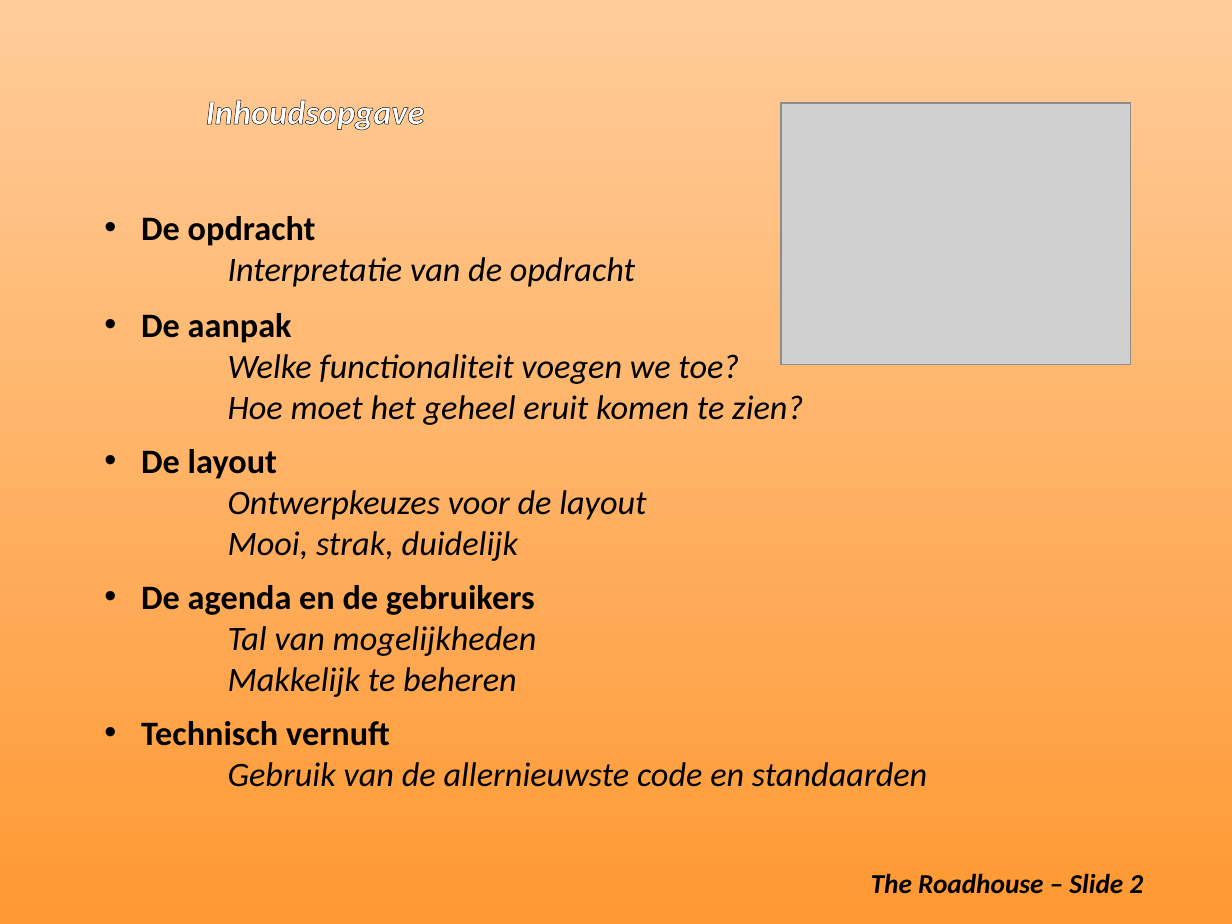
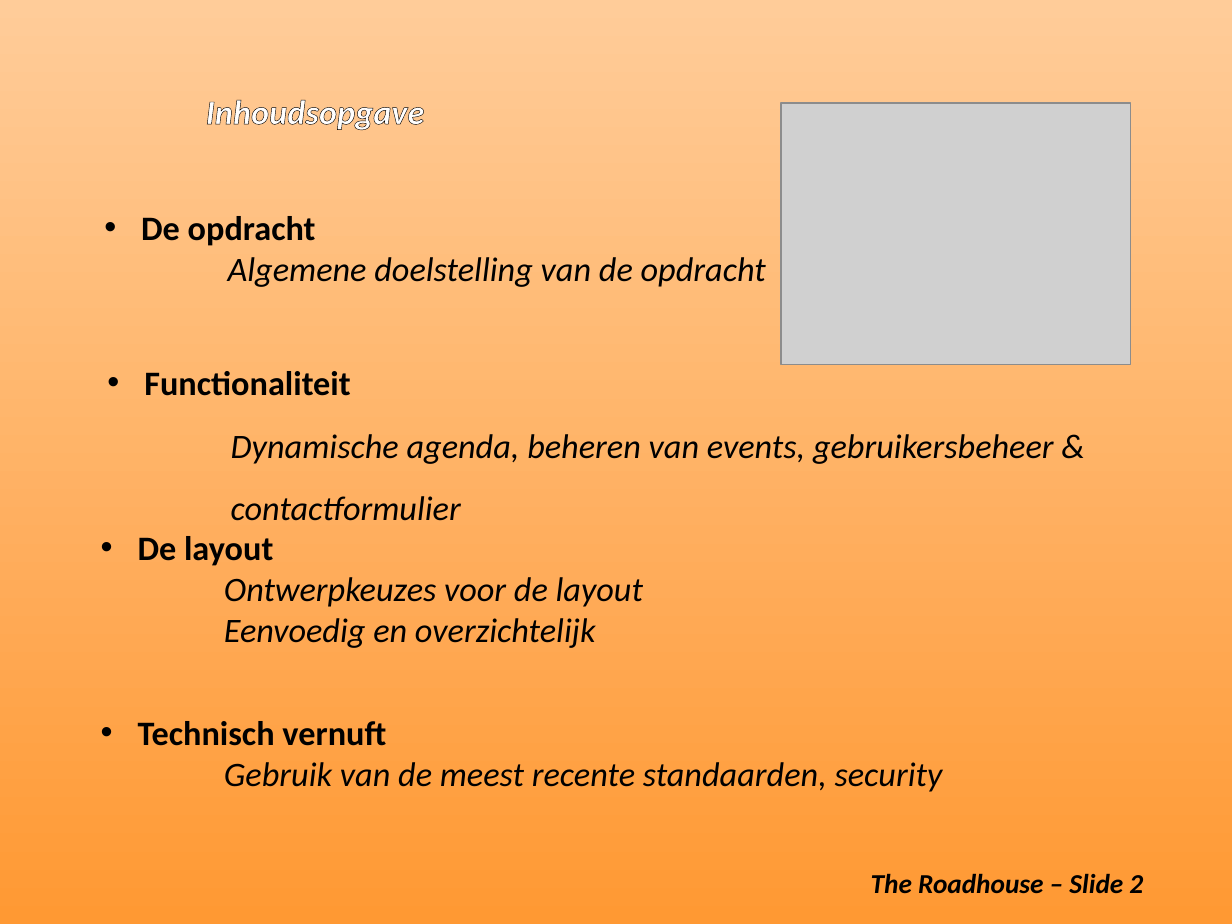
Before and after one commit to MaartenJager/Public_Agenda, a slide deck: slide 2 of Presentation2.ppt. Drawn at 1232x924 pixels with LibreOffice and Linux fonts; fonts in the diff are those of the drawing; grey boxes stand for pictures. Boxes give left, top, right and bottom in pixels: in the first picture for what was removed or moved away, otherwise in the second. Text is boxed around its words. In the diff, an @@ line names an element or a change of style, - is before the commit and + after.

```diff
--- a/Presentation2.ppt
+++ b/Presentation2.ppt
@@ text at [141,216,766,287]: text changed @@
-• De opdracht
-  Interpretatie van de opdracht
+• De opdracht
+  Algemene doelstelling van de opdracht
@@ text removed at [141,313,803,425] @@
-• De aanpak
-  Welke functionaliteit voegen we toe?
-  Hoe moet het geheel eruit komen te zien?
@@ text added at [144,371,1054,521], 20 pt, text #000000, italic @@
+• Functionaliteit
+Dynamische agenda, beheren van events, gebruikersbeheer &
+contactformulier
@@ text at [138,536,643,648]: text changed @@
-• De layout
-  Ontwerpkeuzes voor de layout
-  Mooi, strak, duidelijk
+• De layout
+  Ontwerpkeuzes voor de layout
+  Eenvoedig en overzichtelijk
@@ text removed at [141,585,537,697] @@
-• De agenda en de gebruikers
-  Tal van mogelijkheden
-  Makkelijk te beheren
@@ text at [138,721,943,792]: text changed @@
-• Technisch vernuft
-  Gebruik van de allernieuwste code en standaarden
+• Technisch vernuft
+  Gebruik van de meest recente standaarden, security
```
Also in this commit, not shown: 1 other slide changed, 7 slides added, 5 slides removed.
